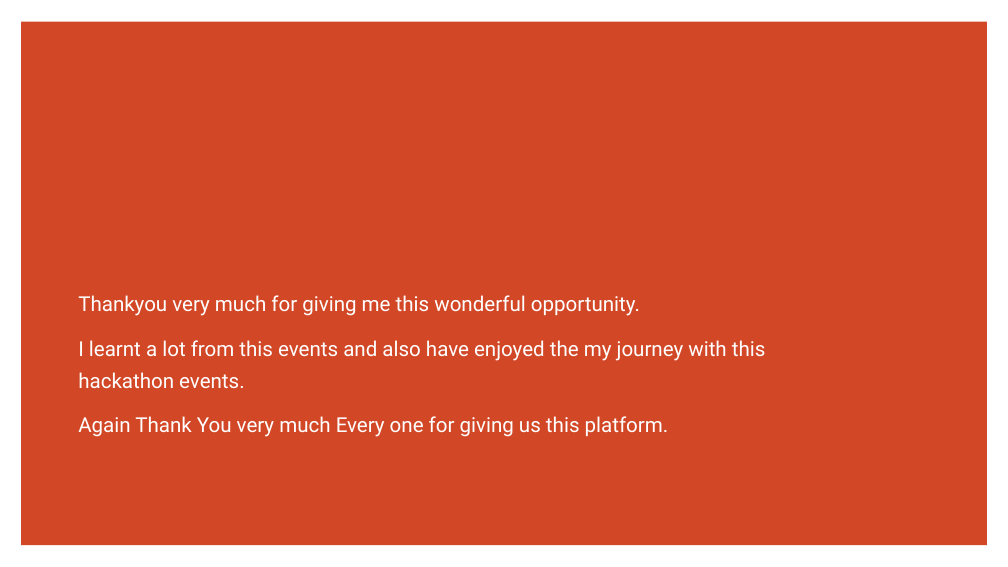
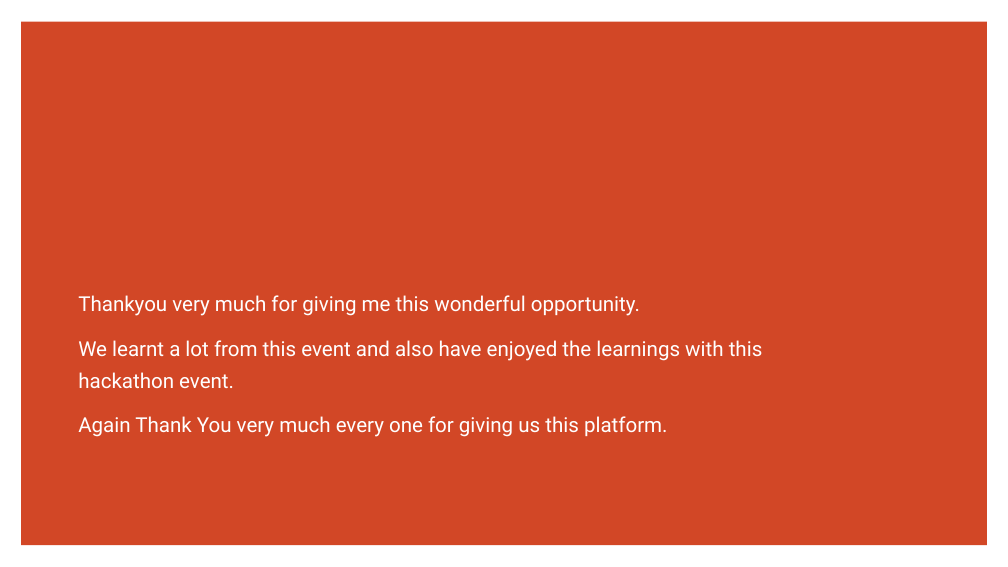
Before and after one commit to amitguptadit/GoogleVertexAI-HealthcareAsistanceAgent, a slide deck: slide 12 of GoogleMediBuddy/PPT/Devpost Hackathon events_ppt.pptx. Drawn at 1008x567 pixels with LibreOffice and Linux fonts; fonts in the diff are those of the drawing. Boxes give left, top, right and bottom in pixels: in the first picture for what was removed or moved away, otherwise in the second. Text is boxed around its words. In the diff, an @@ line names an element or a change of style, - is before the commit and + after.

Commit message:
adding PPT for Google Devpost Hackathon events of my project GoogleMediBuddy

```diff
--- a/GoogleMediBuddy/PPT/Devpost Hackathon events_ppt.pptx
+++ b/GoogleMediBuddy/PPT/Devpost Hackathon events_ppt.pptx
@@ subtitle at [78,340,763,437]: text changed @@
-I learnt a lot from this events and also have enjoyed the my journey with this hackathon events.
-Again Thank You very much Every one for giving us this platform.
+We learnt a lot from this event and also have enjoyed the learnings with this hackathon event.
+Again Thank You very much every one for giving us this platform.
```
Also in this commit, not shown: 2 other slides changed.
